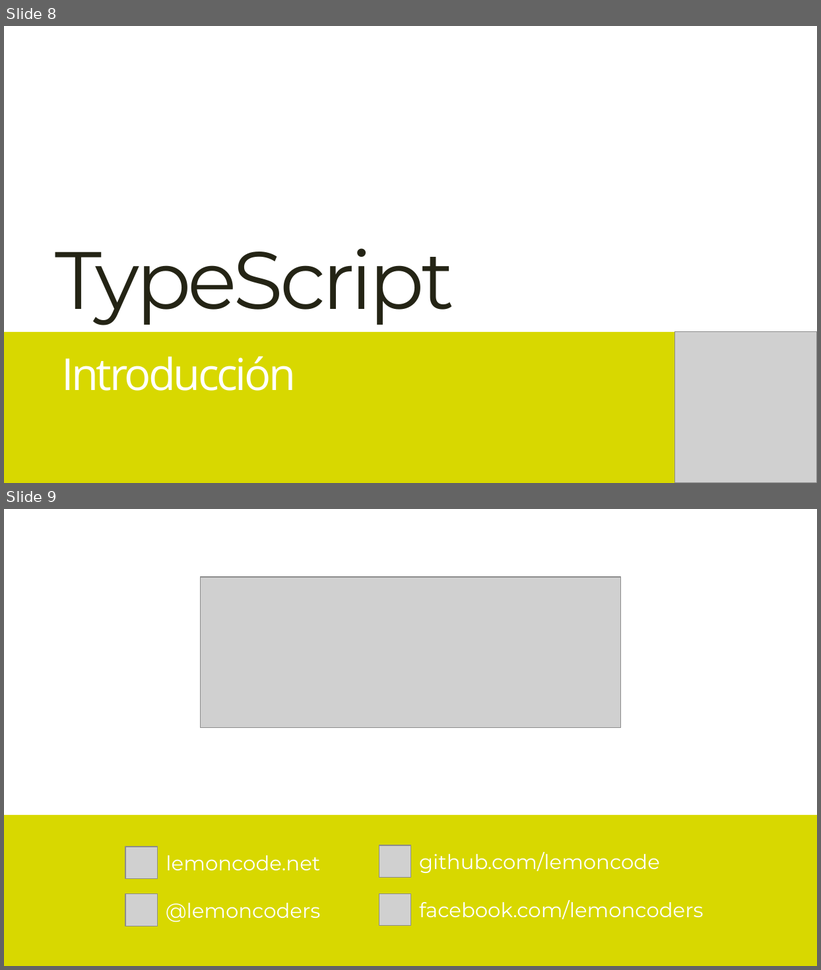
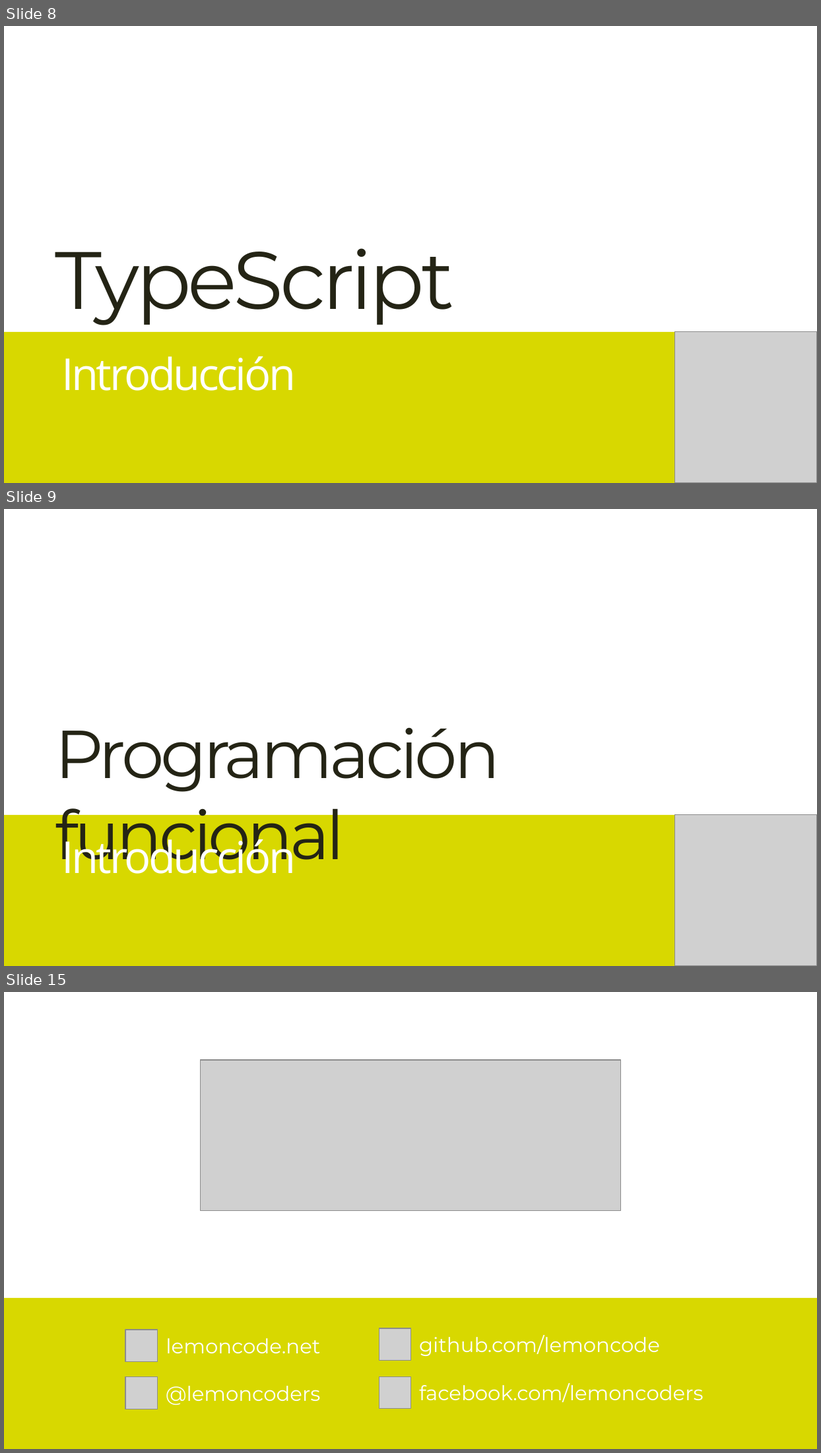
Before and after one commit to Lemoncode/language-sessions, a slide deck: 00 teoría/Language Sessions.pptx. Shown one above the other, each under a label of ours: slides 8 and 9 before the commit, slides 8, 9 and 15 after it; the slides between them are not shown. The pictures are 821x970 and 821x1453 pixels, drawn with LibreOffice and Linux fonts; fonts in the diff are those of the drawing; grey boxes stand for pictures. Boxes give left, top, right and bottom in pixels: in the first picture for what was removed or moved away, otherwise in the second. Text is boxed around its words. In the diff, an @@ line names an element or a change of style, - is before the commit and + after.

```diff
--- a/00 teoría/Language Sessions.pptx
+++ b/00 teoría/Language Sessions.pptx
@@ slide 9 added at (4, 509, 817, 966), background #FFFFFF @@
@@ text added at (55, 728, 500, 874), 60 pt, text #242415 @@
+Programación funcional
@@ rectangle added at (4, 815, 817, 966), fill #D8D800 @@
@@ picture added at (675, 815, 817, 966) @@
@@ text added at (61, 832, 296, 874), 39 pt, text #FFFFFF @@
+Introducción
@@ what was slide 9 is now slide 15 @@
```
Also in this commit, not shown: 5 other slides added, 7 other files.
